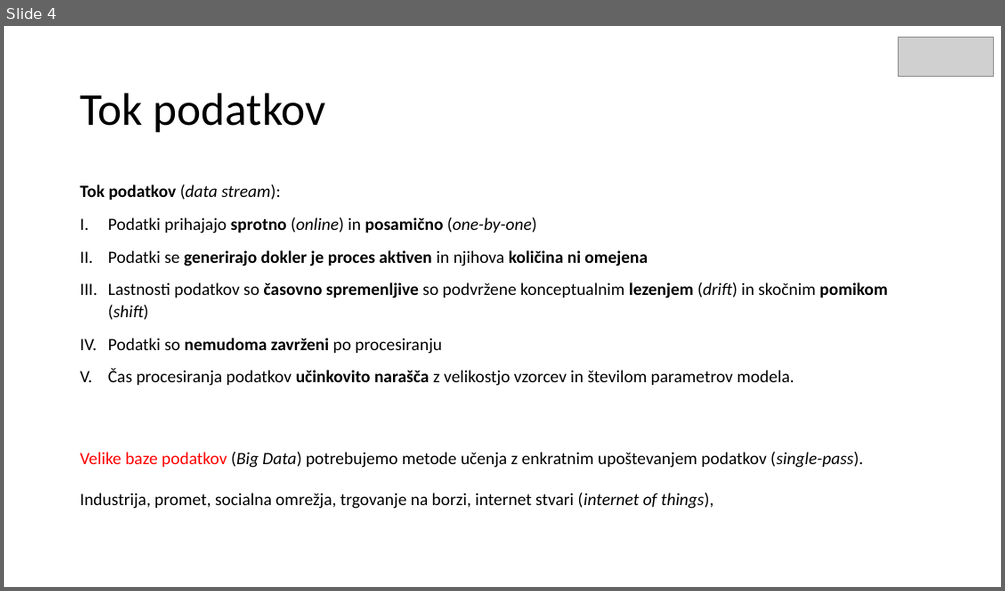
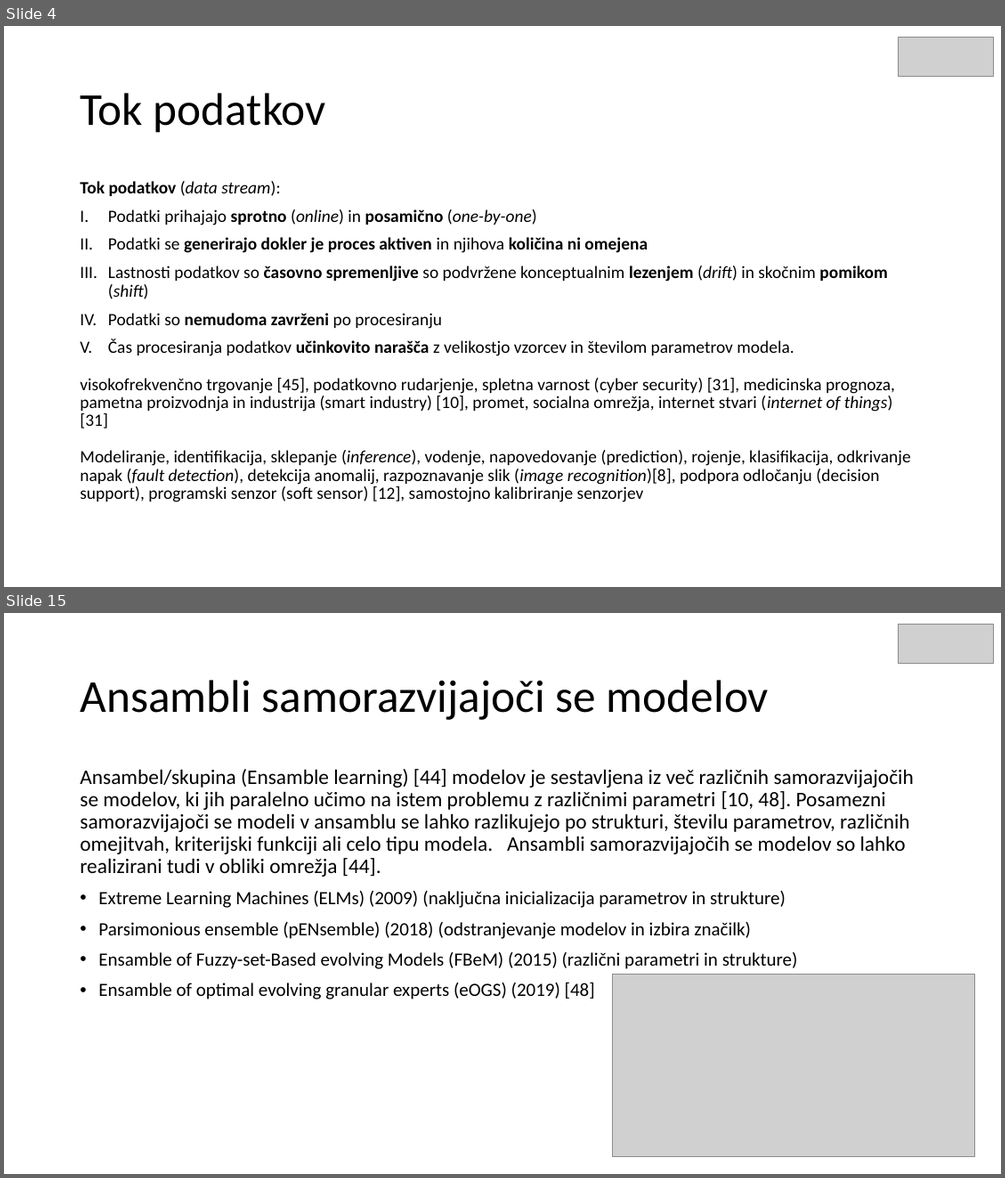
Before and after one commit to mihaozbot/Seminarska-1, a slide deck: Samo razvijajoci se sistemi_v2.pptx. Shown one above the other, each under a label of ours: slide 4 before the commit, slides 4 and 15 after it; the slides between them are not shown. The pictures are 1005x591 and 1005x1178 pixels, drawn with LibreOffice and Linux fonts; fonts in the diff are those of the drawing; grey boxes stand for pictures. Boxes give left, top, right and bottom in pixels: in the first picture for what was removed or moved away, otherwise in the second. Text is boxed around its words. In the diff, an @@ line names an element or a change of style, - is before the commit and + after.

```diff
--- a/Samo razvijajoci se sistemi_v2.pptx
+++ b/Samo razvijajoci se sistemi_v2.pptx
@@ slide 15 added at (x1=4, y1=613, x2=1001, y2=1174), background #FFFFFF @@
@@ picture added at (x1=898, y1=624, x2=994, y2=663) @@
@@ title added at (x1=80, y1=680, x2=769, y2=720), 44 pt, text #000000 @@
+Ansambli samorazvijajoči se modelov
@@ text added at (x1=80, y1=769, x2=914, y2=999), 20 pt, text #000000 @@
+Ansambel/skupina (Ensamble learning) [44] modelov je sestavljena iz več različnih samorazvijajočih se modelov, ki jih paralelno učimo na istem problemu z različnimi parametri [10, 48]. Posamezni samorazvijajoči se modeli v ansamblu se lahko razlikujejo po strukturi, številu parametrov, različnih omejitvah, kriterijski funkciji ali celo tipu modela. Ansambli samorazvijajočih se modelov so lahko realizirani tudi v obliki omrežja [44].
+• Extreme Learning Machines (ELMs) (2009) (naključna inicializacija parametrov in strukture)
+• Parsimonious ensemble (pENsemble) (2018) (odstranjevanje modelov in izbira značilk)
+• Ensamble of Fuzzy-set-Based evolving Models (FBeM) (2015) (različni parametri in strukture)
+• Ensamble of optimal evolving granular experts (eOGS) (2019) [48]
@@ picture added at (x1=613, y1=974, x2=975, y2=1157) @@
@@ slide 4 changed as well @@
@@ text at (x1=80, y1=181, x2=887, y2=356): line spacing 1.07 to 0.87 @@
@@ text at (x1=80, y1=378, x2=911, y2=502): text changed @@
-Velike baze podatkov (Big Data) potrebujemo metode učenja z enkratnim upoštevanjem podatkov (single-pass).
-Industrija, promet, socialna omrežja, trgovanje na borzi, internet stvari (internet of things),
+visokofrekvenčno trgovanje [45], podatkovno rudarjenje, spletna varnost (cyber security) [31], medicinska prognoza, pametna proizvodnja in industrija (smart industry) [10], promet, socialna omrežja, internet stvari (internet of things) [31]
+Modeliranje, identifikacija, sklepanje (inference), vodenje, napovedovanje (prediction), rojenje, klasifikacija, odkrivanje napak (fault detection), detekcija anomalij, razpoznavanje slik (image recognition)[8], podpora odločanju (decision support), programski senzor (soft sensor) [12], samostojno kalibriranje senzorjev
```
Also in this commit, not shown: 2 other slides changed, 11 other slides added, 1 slide removed, 5 other files.
